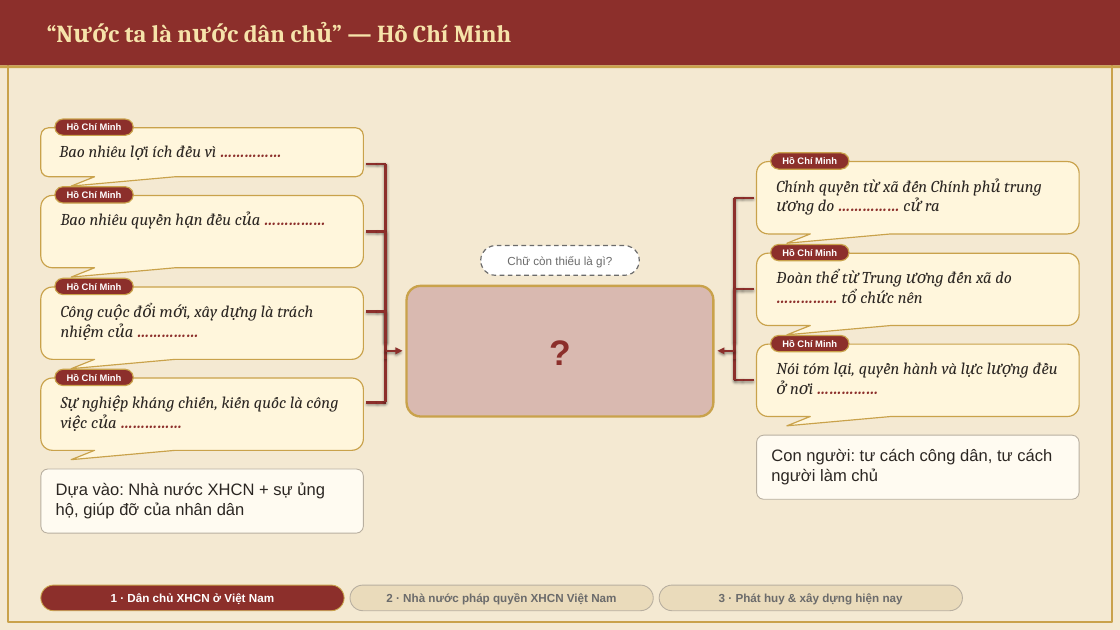
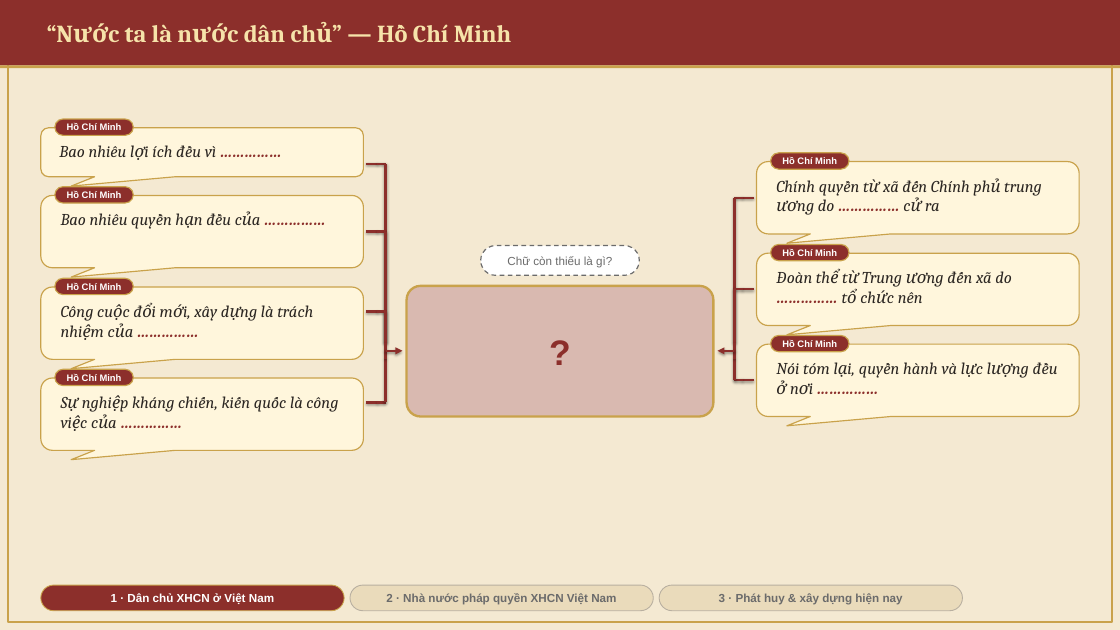
Before and after one commit to DatHoQuoc/mln122, a slide deck: slide 7 of mln133/MLN131_Chuong4_MucIII.pptx (slide 6 before the commit). Drawn at 1120x630 pixels with LibreOffice and Linux fonts; fonts in the diff are those of the drawing. Boxes give left, top, right and bottom in pixels: in the first picture for what was removed or moved away, otherwise in the second. Text is boxed around its words. In the diff, an @@ line names an element or a change of style, - is before the commit and + after.

```diff
--- a/mln133/MLN131_Chuong4_MucIII.pptx
+++ b/mln133/MLN131_Chuong4_MucIII.pptx
@@ rounded rectangle removed at box(757, 435, 1079, 500) @@
-Con người: tư cách công dân, tư cách người làm chủ
@@ rounded rectangle removed at box(41, 469, 363, 534) @@
-Dựa vào: Nhà nước XHCN + sự ủng hộ, giúp đỡ của nhân dân
```
Also in this commit, not shown: 5 other slides changed, 2 slides added, 6 other files.
